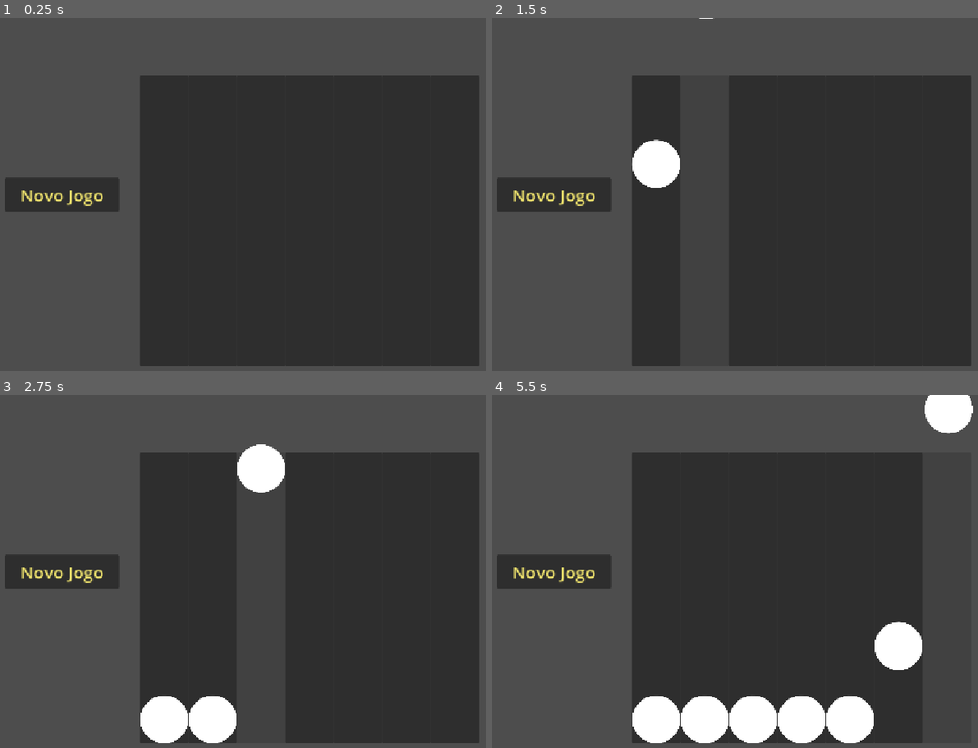
Above: before the commit, frames 1-4 (two rows, left to right).
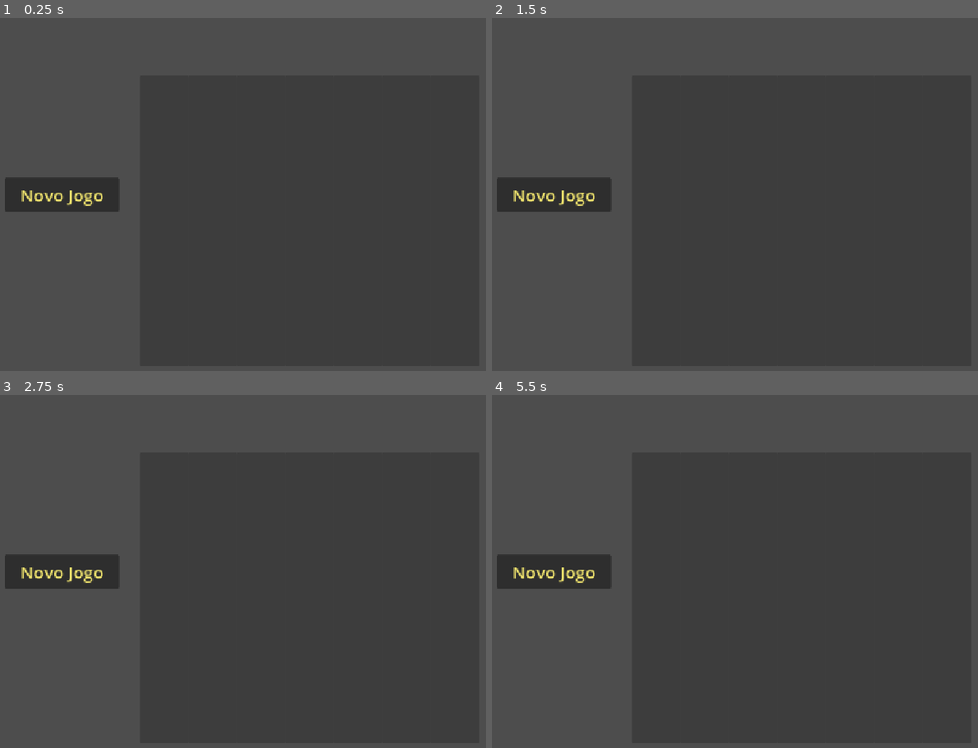
Above: after the commit, the same moments.

Repository: Guilherme-C-Ferrari/Connect-4
Game: Godot game, scene res://Cenas/Connect-4.tscn
The game is run twice, just before and just after one commit, with the same random seed, the same clock (stepped at 60 frames per second) and the same inputs.
Inputs (mouse positions are in pixels of both pictures, inside the frame that each line leads up to):
- Up to frame 1 (0.25 s): no input
- Up to frame 2 (1.5 s): click (657, 219) at 0.52 s; click (705, 219) at 1.27 s
- Up to frame 3 (2.75 s): click (262, 596) at 2.02 s
- Up to frame 4 (5.5 s): click (803, 596) at 2.77 s; click (851, 596) at 3.52 s; click (900, 596) at 4.27 s; click (948, 596) at 5.02 s

The runs differ from the first frame. In frame 2, 1.1% of the frame differs, in the area x 28-46%, y 0-49%; in frame 3, 3.2%; in frame 4, 7.2%, in the area x 28-99%, y 0-99%.

Commit message:
Reset de Jogo e ajustes menores

Diff:
--- a/Cenas/ficha.tscn
+++ b/Cenas/ficha.tscn
@@ -5,7 +5,8 @@
 [sub_resource type="CircleShape2D" id="CircleShape2D_t18qp"]
 radius = 42.0119
 
-[node name="Ficha" type="RigidBody2D" unique_id=1155902229]
+[node name="Ficha" type="RigidBody2D" unique_id=1155902229 groups=["Fichas"]]
+metadata/_edit_group_ = true
 
 [node name="Sprite2D" type="Sprite2D" parent="." unique_id=190187700]
 scale = Vector2(0.33, 0.33)
--- a/Scripts/Connect_4.gd
+++ b/Scripts/Connect_4.gd
@@ -5,18 +5,21 @@
 @onready var botao_jogo = $Menu/Button
 
 var ficha = preload("res://Cenas/ficha.tscn")
-var tabuleiro = preload("res://Scripts/Tabuleiro.gd")
+var tabuleiro_logico = preload("res://Scripts/TabuleiroLogico.gd")
 var minimax = preload("res://Scripts/Minimax.gd")
 
-var tabuleiro_logico := Tabuleiro.new()
+var jogo := Tabuleiro.new()
 var ia := Minimax.new()
 
 func _ready() -> void:
 	for i in range(botoes.size()):
 		botoes[i].pressed.connect(_on_coluna_pressionada.bind(i))
+	reset_game()
+	desabilitar_botoes()
 
 func _on_coluna_pressionada(coluna):
-	criar_ficha_fisica(coluna)
+	if jogar(coluna):
+		criar_ficha_fisica(coluna)
 
 func criar_ficha_fisica(coluna_index):
 	var nova_ficha = ficha.instantiate()
@@ -27,10 +30,12 @@
 	var posY = botao.global_position.y - 150
 	nova_ficha.position = Vector2(posX, posY)
 
-func jogar() -> bool:
-	# Implementar
-	pass
-	return false
+func jogar(movimento: int) -> bool:
+	var jogador = jogo.jogador_atual()
+	if jogo.jogada(movimento):
+		return true
+	else:
+		return false
 
 func jogada_maquina():
 	# Implementar
@@ -50,13 +55,12 @@
 		botao.disabled = true
 
 func reset_game():
-	tabuleiro_logico = Tabuleiro.new()
-	# Implementar
-	pass
+	jogo = Tabuleiro.new()
+	get_tree().call_group("Fichas", "queue_free")
 
 func _on_button_pressed():
 	if botao_jogo.text == "Novo Jogo":
-		botao_jogo.text = "Jogada IA"
+		# botao_jogo.text = "Jogada IA"
 		label_resultado.text = ""
 		habilitar_botoes()
 		reset_game()
--- a/Scripts/Minimax.gd
+++ b/Scripts/Minimax.gd
@@ -1,5 +1,5 @@
 extends Resource
 class_name Minimax
 
-const TABULEIRO = preload("res://Scripts/Tabuleiro.gd")
+const TABULEIRO = preload("res://Scripts/TabuleiroLogico.gd")
 const JOGADA = preload ("res://Scripts/Jogada.gd")
--- a/Scripts/Tabuleiro.gd
+++ b/Scripts/TabuleiroLogico.gd
@@ -3,7 +3,7 @@
 
 const JOGADOR_AMARELO = "A"
 const JOGADOR_VERMELHO = "V"
-const SEM_JOGADA = ""
+const SEM_JOGADA = "-"
 
 const LINHAS = 6
 const COLUNAS = 7
Renamed: Scripts/Tabuleiro.gd.uid -> Scripts/TabuleiroLogico.gd.uid
Not shown, added: Cenas/Connect-4.tscn5102683895.tmp
Not shown, added: Cenas/Connect-4.tscn5128673134.tmp
